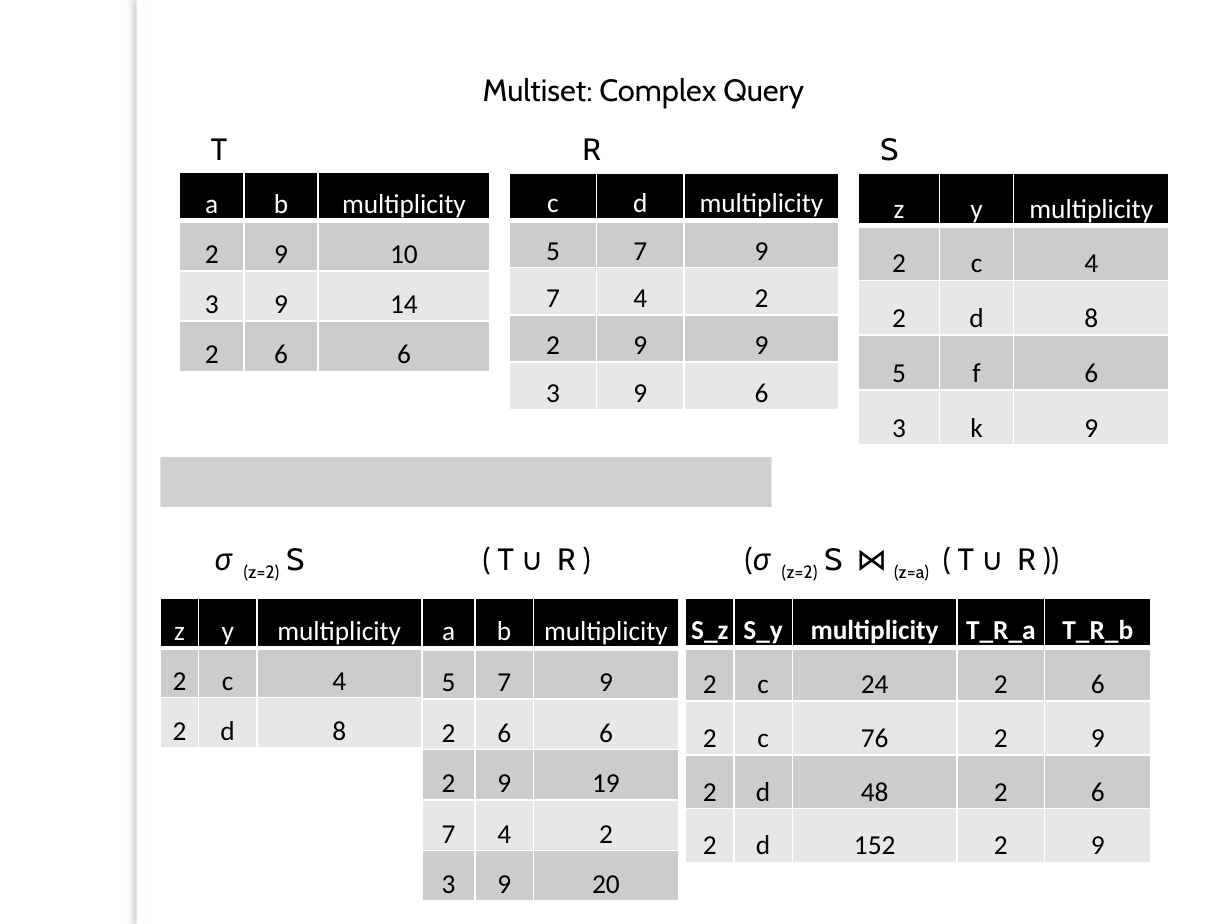
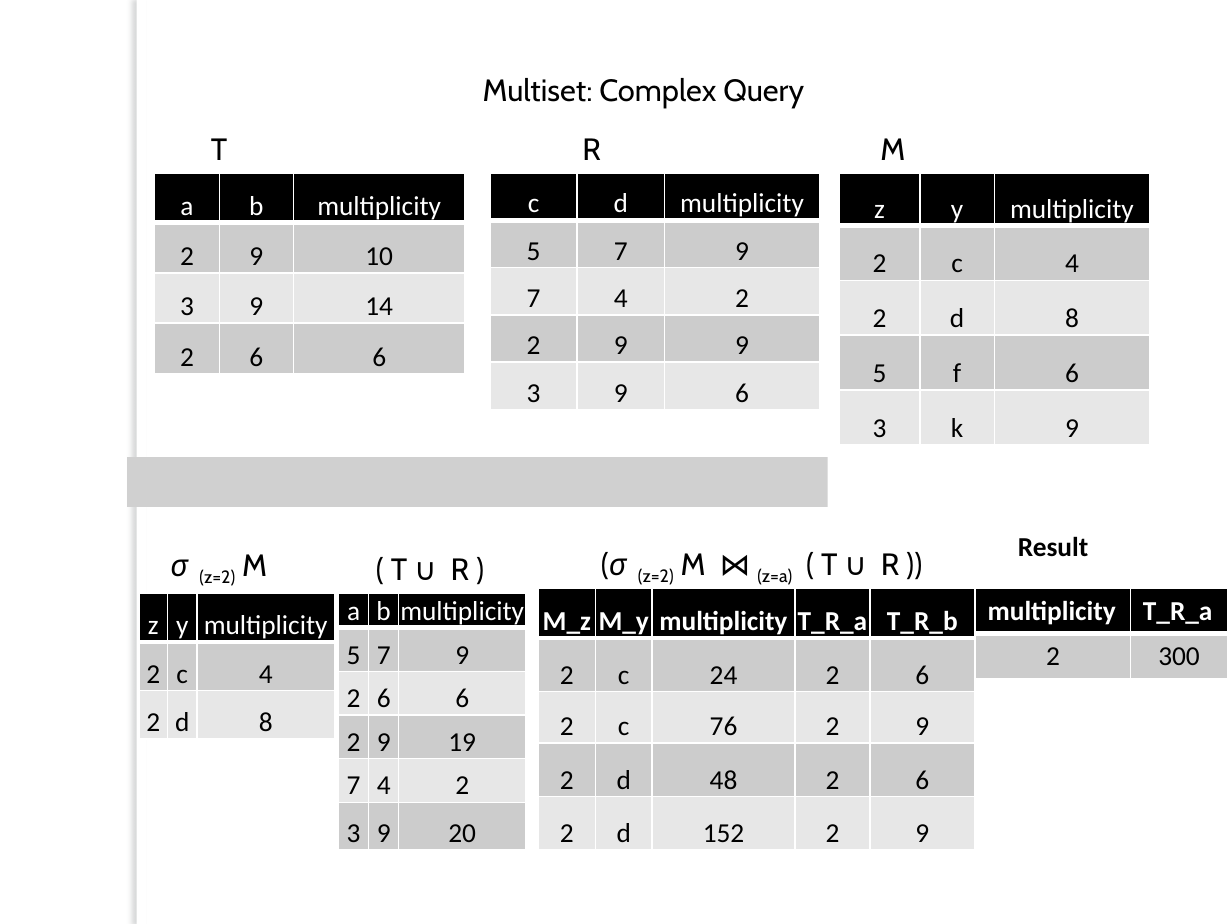
Before and after one commit to ZAsadi/MyRepository, a slide deck: slide 3 of Final_Presentation.pptx. Drawn at 1232x924 pixels with LibreOffice and Linux fonts; fonts in the diff are those of the drawing; grey boxes stand for pictures; background and template pictures are left out. Boxes give left, top, right and bottom in pixels: in the first picture for what was removed or moved away, otherwise in the second. Text is boxed around its words. In the diff, an @@ line names an element or a change of style, - is before the commit and + after.

```diff
--- a/Final_Presentation.pptx
+++ b/Final_Presentation.pptx
@@ text at bbox=[880, 138, 905, 160]: text changed @@
-S
+M
@@ table: place and size @@
-table at bbox=[180, 172, 490, 372]
+table at bbox=[155, 172, 466, 373]
@@ table: place and size @@
-table at bbox=[509, 172, 839, 409]
+table at bbox=[490, 172, 821, 409]
@@ table: place and size @@
-table at bbox=[859, 172, 1169, 444]
+table at bbox=[839, 172, 1149, 444]
@@ picture: place and size @@
-picture at bbox=[160, 457, 771, 506]
+picture at bbox=[127, 457, 828, 506]
@@ text added at bbox=[1018, 536, 1088, 557], 16 pt, text #000000, bold @@
+Result
@@ text at bbox=[170, 554, 267, 586]: text changed @@
-σ (z=2) S
+σ (z=2) M
@@ text "( T ∪ R )": place and size @@
-text "( T ∪ R )" at bbox=[498, 548, 576, 570]
+text "( T ∪ R )" at bbox=[391, 558, 470, 580]
@@ text at bbox=[601, 552, 900, 585]: text changed @@
-(σ (z=2) S ⋈ (z=a) ( T ∪ R ))
+(σ (z=2) M ⋈ (z=a) ( T ∪ R ))
@@ table: place and size @@
-table at bbox=[160, 598, 421, 748]
+table at bbox=[139, 594, 335, 739]
@@ table: place and size @@
-table at bbox=[423, 598, 679, 901]
+table at bbox=[339, 594, 526, 850]
@@ table at bbox=[538, 588, 975, 850] @@
-row 1, column 1: S_z
+row 1, column 1: M_z
-row 1, column 2: S_y
+row 1, column 2: M_y
@@ table: place and size @@
-table at bbox=[685, 598, 1151, 862]
+table at bbox=[538, 588, 975, 850]
@@ table added at bbox=[976, 588, 1228, 678], 2 rows, 2 columns @@
+multiplicity | T_R_a
+2 | 300
```
Also in this commit, not shown: 3 other slides changed, 1 other file.
